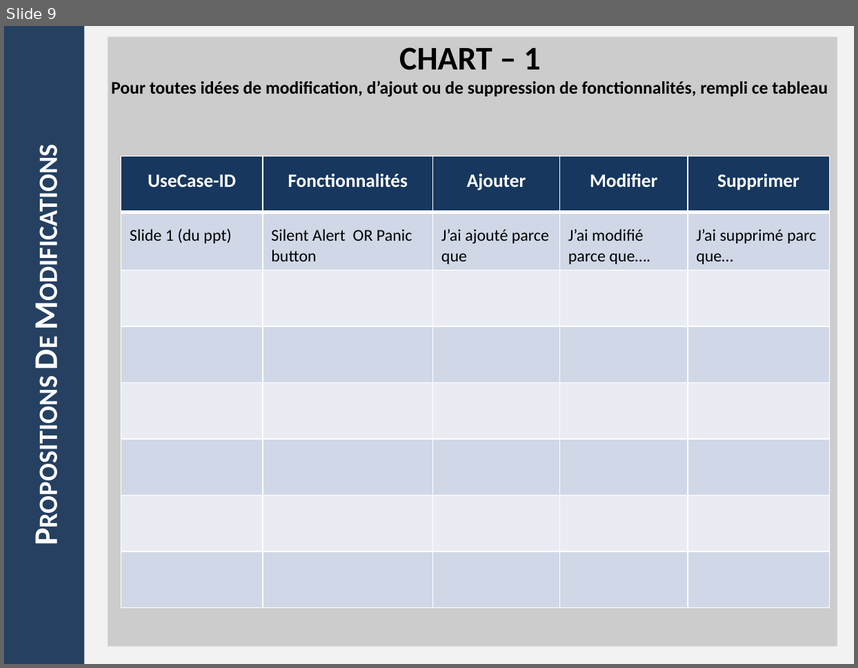
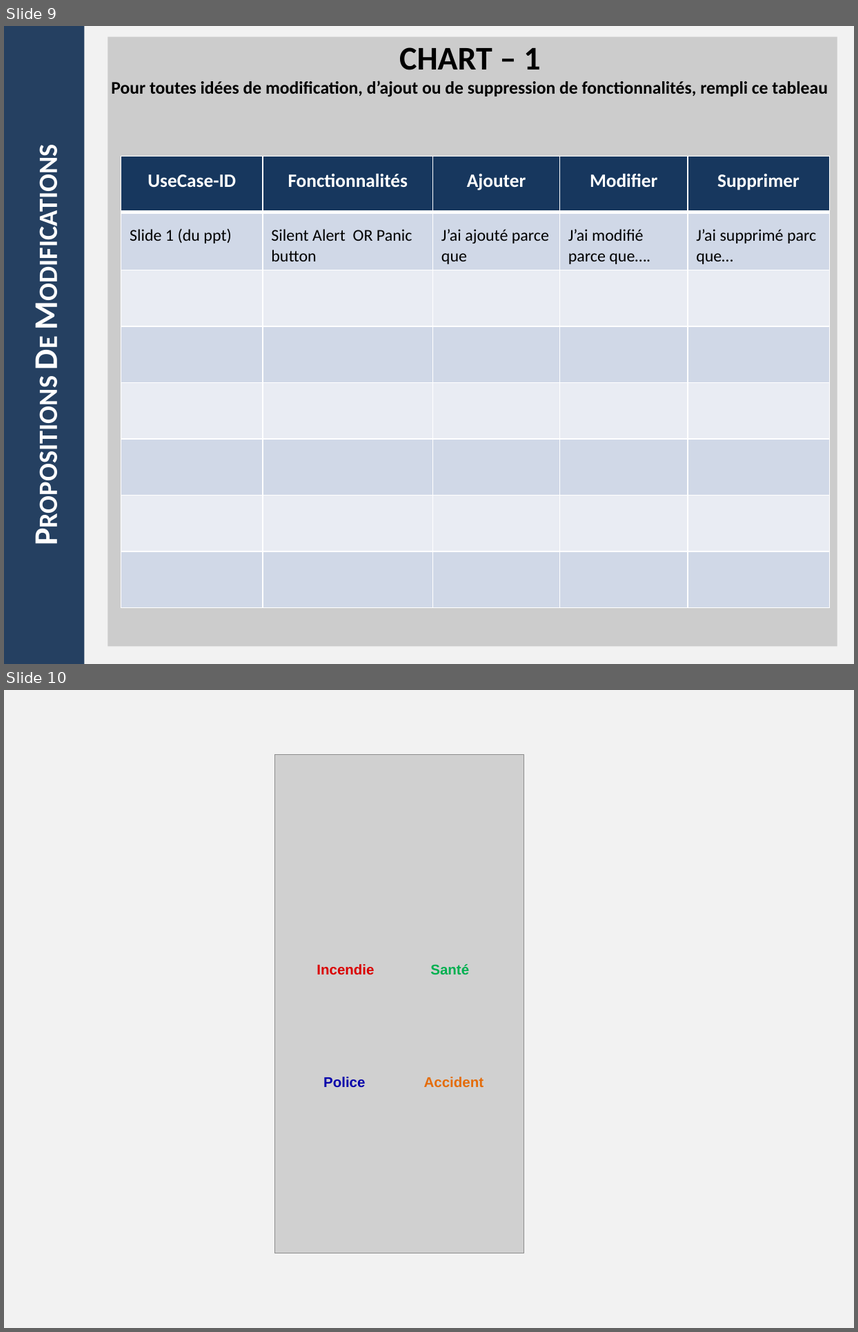
Before and after one commit to SadioD/guineaAlert, a slide deck: useCase_ppt.pptx. Shown one above the other, each under a label of ours: slide 9 before the commit, slides 9 and 10 after it. The pictures are 858x668 and 858x1332 pixels, drawn with LibreOffice and Linux fonts; fonts in the diff are those of the drawing; grey boxes stand for pictures. Boxes give left, top, right and bottom in pixels: in the first picture for what was removed or moved away, otherwise in the second. Text is boxed around its words. In the diff, an @@ line names an element or a change of style, - is before the commit and + after.

```diff
--- a/useCase_ppt.pptx
+++ b/useCase_ppt.pptx
@@ slide 10 added at box(4, 690, 854, 1328), background #F2F2F2 @@
@@ picture added at box(275, 755, 524, 1253) @@
@@ text added at box(317, 964, 374, 974), 12 pt, text #DA0000, bold @@
+Incendie
@@ text added at box(430, 964, 469, 974), 12 pt, text #00B050, bold @@
+Santé
@@ text added at box(323, 1076, 365, 1087), 12 pt, text #0602AA, bold @@
+Police
@@ text added at box(424, 1076, 484, 1087), 12 pt, text #E46C0A, bold @@
+Accident
```
Also in this commit, not shown: 53 other files.
